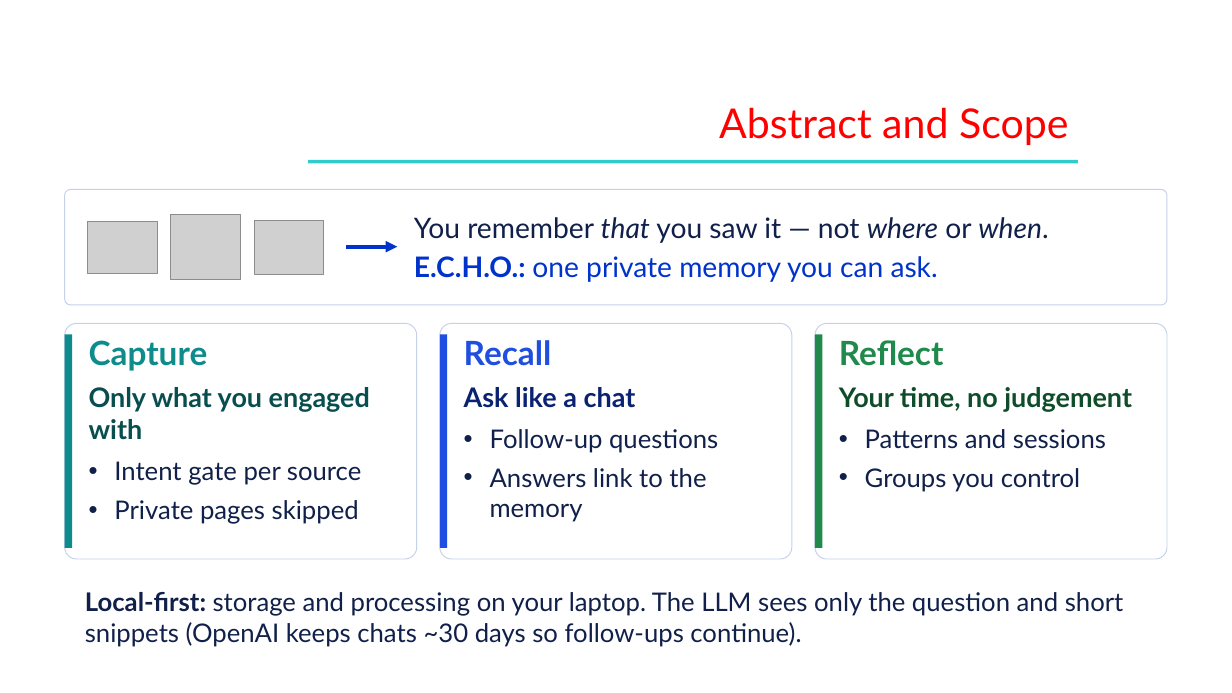
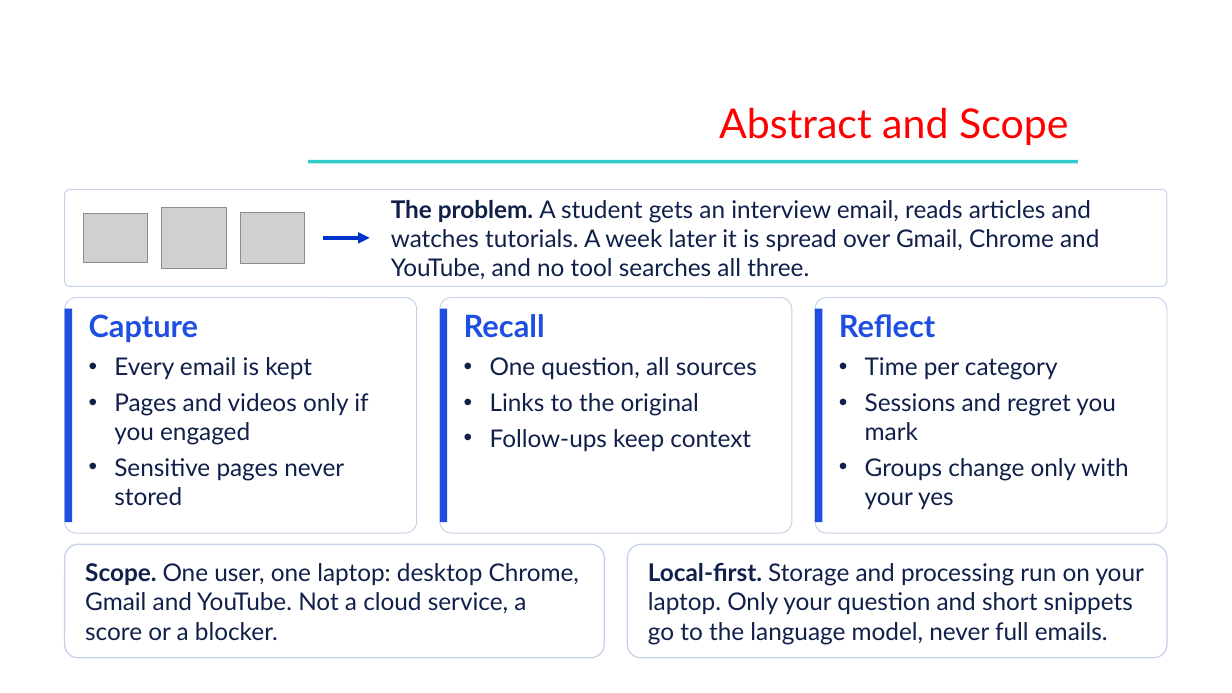
Before and after one commit to Shehzaad-khan/Efficient-Contextualized-History-Orchestrator-E.C.H.O, a slide deck: slide 4 of docs/Phase III/ECHO_Phase3_Review3.pptx. Drawn at 1232x693 pixels with LibreOffice and Linux fonts; fonts in the diff are those of the drawing; grey boxes stand for pictures; background and template pictures are left out. Boxes give left, top, right and bottom in pixels: in the first picture for what was removed or moved away, otherwise in the second. Text is boxed around its words. In the diff, an @@ line names an element or a change of style, - is before the commit and + after.

```diff
--- a/docs/Phase III/ECHO_Phase3_Review3.pptx
+++ b/docs/Phase III/ECHO_Phase3_Review3.pptx
@@ rounded rectangle: place and size @@
-rounded rectangle at box(65, 189, 1167, 305)
+rounded rectangle at box(65, 189, 1167, 287)
@@ picture: place and size @@
-picture at box(171, 214, 240, 280)
+picture at box(162, 207, 226, 268)
@@ text at box(391, 200, 1099, 279): text changed; size 22 to 19 pt @@
-You remember that you saw it — not where or when.
-E.C.H.O.: one private memory you can ask.
+The problem. A student gets an interview email, reads articles and watches tutorials. A week later it is spread over Gmail, Chrome and YouTube, and no tool searches all three.
@@ picture: place and size @@
-picture at box(88, 221, 157, 273)
+picture at box(83, 213, 148, 262)
@@ picture: place and size @@
-picture at box(254, 220, 323, 274)
+picture at box(240, 213, 305, 262)
@@ arrow moved from (347, 247) - (397, 247) to (323, 238) - (370, 238) @@
@@ rectangle at box(65, 309, 72, 522): fill #0E8C8C to #1F4FE0 @@
@@ text at box(89, 314, 199, 342): size 26 to 24 pt, text colour #0E8C8C to #1F4FE0 in "Capture" @@
@@ text at box(464, 314, 545, 338): size 26 to 24 pt in "Recall" @@
@@ rectangle at box(815, 309, 823, 522): fill #1F8A4C to #1F4FE0 @@
@@ 3 rounded rectangles, 3 rectangles, 3 texts: place and size @@
-3 rounded rectangles, 3 rectangles, 3 texts at box(65, 323, 1167, 559)
+3 rounded rectangles, 3 rectangles, 3 texts at box(65, 298, 1167, 533)
@@ text at box(839, 314, 936, 338): size 26 to 24 pt, text colour #1F8A4C to #1F4FE0 in "Reflect" @@
@@ text at box(114, 357, 368, 505): text changed; size 20 to 19 pt @@
-Only what you engaged with
-• Intent gate per source
-• Private pages skipped
+• Every email is kept
+• Pages and videos only if you engaged
+• Sensitive pages never stored
@@ text at box(490, 357, 757, 452): text changed; size 20 to 19 pt @@
-Ask like a chat
-• Follow-up questions
-• Answers link to the memory
+• One question, all sources
+• Links to the original
+• Follow-ups keep context
@@ text at box(865, 357, 1128, 510): text changed; size 20 to 19 pt @@
-Your time, no judgement
-• Patterns and sessions
-• Groups you control
+• Time per category
+• Sessions and regret you mark
+• Groups change only with your yes
@@ rounded rectangle added at box(65, 544, 604, 658), fill #FFFFFF, outline #C5D0EA 1 pt, 19 pt, text #10204A @@
+Scope. One user, one laptop: desktop Chrome, Gmail and YouTube. Not a cloud service, a score or a blocker.
@@ rounded rectangle added at box(628, 544, 1167, 658), fill #FFFFFF, outline #C5D0EA 1 pt, 19 pt, text #10204A @@
+Local-first. Storage and processing run on your laptop. Only your question and short snippets go to the language model, never full emails.
@@ text removed at box(85, 592, 1124, 647) @@
-Local-first: storage and processing on your laptop. The LLM sees only the question and short snippets (OpenAI keeps chats ~30 days so follow-ups continue).
```
Also in this commit, not shown: 12 other slides changed, 5 slides added, 5 slides removed, 22 other files.
